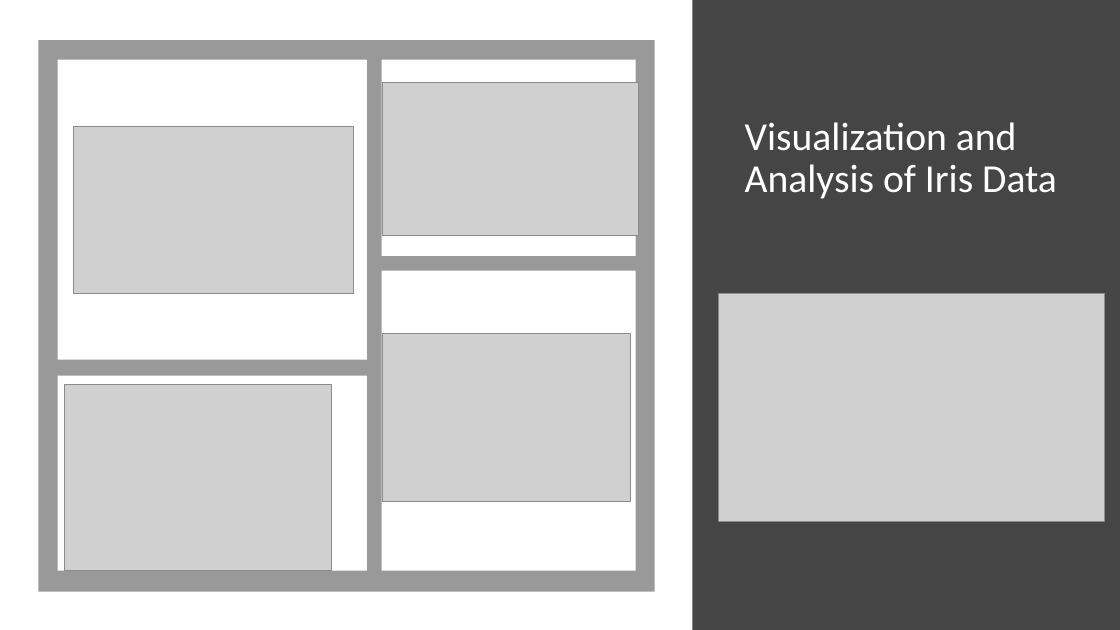
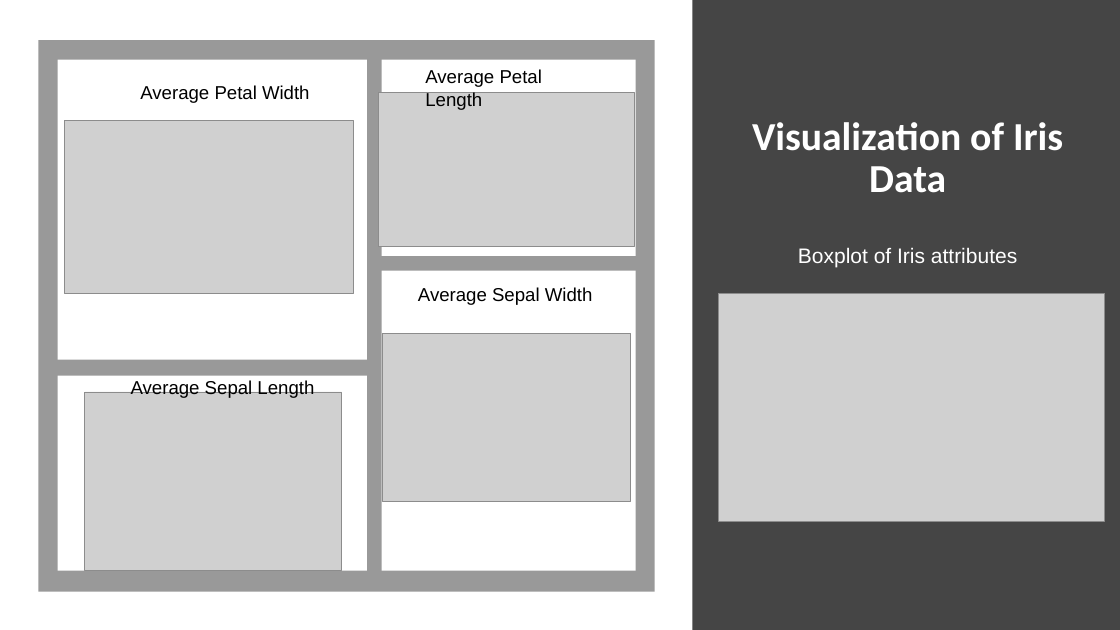
Before and after one commit to 3Thiago/Data-Science-Analtyics, a slide deck: slide 3 of IrisPresentation.pptx. Drawn at 1120x630 pixels with LibreOffice and Linux fonts; fonts in the diff are those of the drawing; grey boxes stand for pictures. Boxes give left, top, right and bottom in pixels: in the first picture for what was removed or moved away, otherwise in the second. Text is boxed around its words. In the diff, an @@ line names an element or a change of style, - is before the commit and + after.

Commit message:
Added Titles to Presentation

```diff
--- a/IrisPresentation.pptx
+++ b/IrisPresentation.pptx
@@ text added at bbox=[140, 85, 310, 103], 16 pt, text #000000 @@
+Average Petal Width
@@ text added at bbox=[425, 69, 542, 110], 16 pt, text #000000 @@
+Average Petal Length
@@ picture: place and size @@
-picture at bbox=[383, 83, 639, 236]
+picture at bbox=[379, 93, 634, 246]
@@ picture: place and size @@
-picture at bbox=[73, 126, 353, 293]
+picture at bbox=[65, 121, 353, 294]
@@ title at bbox=[752, 122, 1063, 193]: text changed; bold on @@
-Visualization and Analysis of Iris Data
+Visualization of Iris Data
@@ text added at bbox=[798, 248, 1017, 267], 18 pt, text #FFFFFF @@
+Boxplot of Iris attributes
@@ text added at bbox=[418, 287, 593, 305], 16 pt, text #000000 @@
+Average Sepal Width
@@ text added at bbox=[131, 380, 314, 398], 16 pt, text #000000 @@
+Average Sepal Length
@@ picture: place and size @@
-picture at bbox=[65, 385, 332, 571]
+picture at bbox=[85, 392, 342, 571]
```
Also in this commit, not shown: 2 other slides changed.
